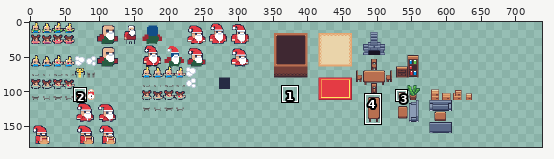
Two states of a pixel-art file, Aseprite/wip.aseprite. The picture above shows the old version from afar; the outline marks the close-up.
Close-up. The starting point:
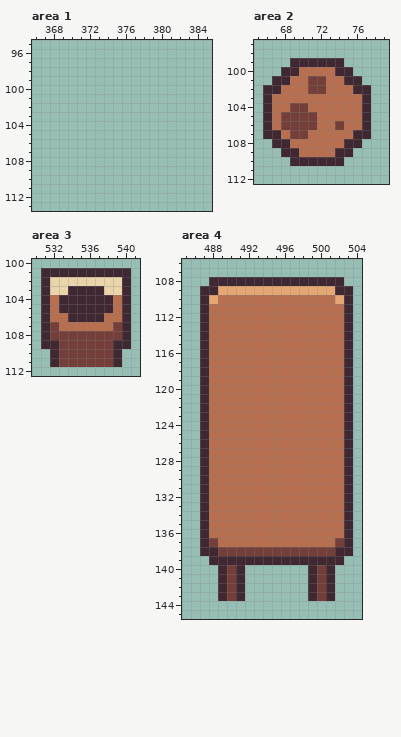
800x800 pixels, 1 frame. Shown: area 1: x 366..385, y 95..113; area 2: x 65..79, y 97..112; area 3: x 530..541, y 100..112; area 4: x 485..504, y 106..145. The wide view leaves out empty margins. The commit also changed other parts of the picture, which this record leaves out.
The same view after the edit:
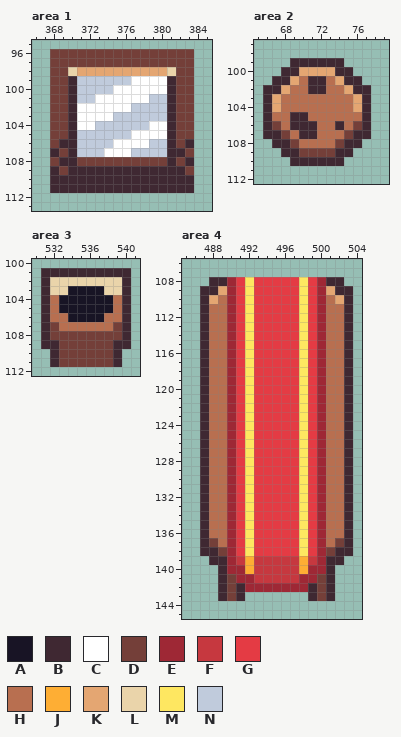
Palette (. is transparent): A #181425  B #3f2832  C #ffffff  D #743f39  E #9e2835  F #c6383f  G #e43b44  H #b86f50  J #feae34  K #e4a672  L #ead4aa  M #fee761  N #c0cbdc
Difference:
Area 1, layer "Layer 1":
y 96..97: x 368..383 ................ -> DDDDDDDDDDDDDDDD
y 98: x 368..383 ................ -> DDLKKKKKKKKKKLDD
y 99: x 368..383 ................ -> DDBNNNNNNCCCCBDD
y 100: x 368..383 ................ -> DDBNNNNCCCCCCBDD
y 101: x 368..383 ................ -> DDBNNCCCCCCNNBDD
y 102: x 368..383 ................ -> DDBCCCCCCNNNNBDD
y 103: x 368..383 ................ -> DDBCCCCNNNNNNBDD
y 104: x 368..383 ................ -> DDBCCNNNNNNCCBDD
y 105: x 368..383 ................ -> DDBNNNNNNCCCCBDD
y 106: x 368..383 ................ -> DBBNNNNCCCCNNBDB
y 107: x 368..383 ................ -> BDBNNNCCCNNNNBBD
y 108: x 368..383 ................ -> DBBDDDDDDDDDDBDB
y 109: x 368..383 ................ -> BDBBBBBBBBBBBBBD
y 110..111: x 368..383 ................ -> BBBBBBBBBBBBBBBB
Area 2, layer "Layer 1":
y 100: x 70..73 HHHH -> KKKK
y 101: x 69 H -> K; x 71..72 DD -> BB; x 74 H -> K
y 102: x 68 H -> K; x 71..72 DD -> BB; x 75 H -> K
y 103: x 67 H -> K; x 76 H -> K
y 104: x 67 H -> K; x 69..70 DD -> HH; x 76 H -> K
y 105: x 68..71 DDDD -> HBBH
y 106: x 67..71 HDDDD -> DHBBB; x 74 D -> B; x 76 H -> D
y 107: x 68..71 HDDH -> DHBB; x 75 H -> D
y 108: x 69 H -> D; x 74 H -> D
y 109: x 70..73 HHHH -> DDDD
Area 3, layer "Layer 1":
y 103: x 534..537 BBBB -> AAAA
y 104..105: x 533..538 BBBBBB -> AAAAAA
y 106: x 534..537 BBBB -> AAAA
Area 4, layer "Layer 1":
y 108: x 490..500 BBBBBBBBBBB -> EGMGGGGGMGE
y 109: x 490..500 KKKKKKKKKKK -> EGMGGGGGMGE
y 110..137: x 490..500 HHHHHHHHHHH -> EGMGGGGGMGE
y 138: x 490..500 DDDDDDDDDDD -> EGMGGGGGMGE
y 139: x 490..500 BBBBBBBBBBB -> EFJFFFFFJFE
y 140: x 490..500 DB.......BD -> EEJFFFFFJEE
y 141: x 491..499 B.......B -> EEFFFFFEE
y 142: x 492..498 ....... -> EEEEEEE
Where, in picture pixels (left, top, right, bottom), the same in both close-ups:
added: (50, 49, 194, 193)
changed: (272, 67, 362, 157)
changed: (59, 286, 113, 322)
changed: (227, 277, 326, 592)
